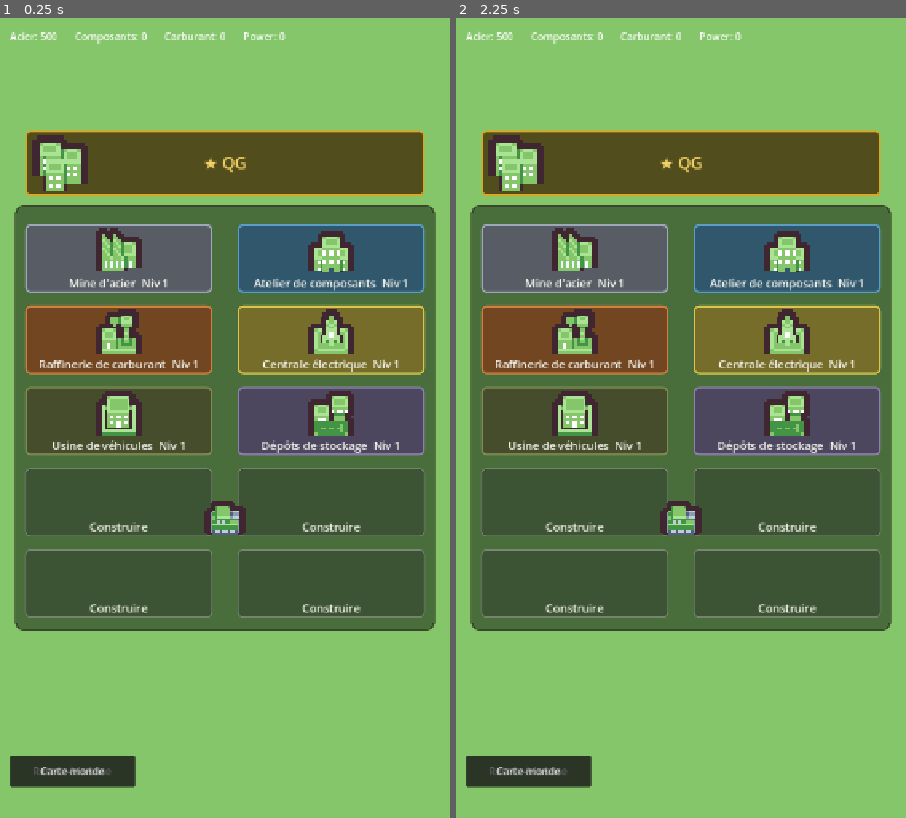
Above: before the commit, frames 1-2 (left to right).
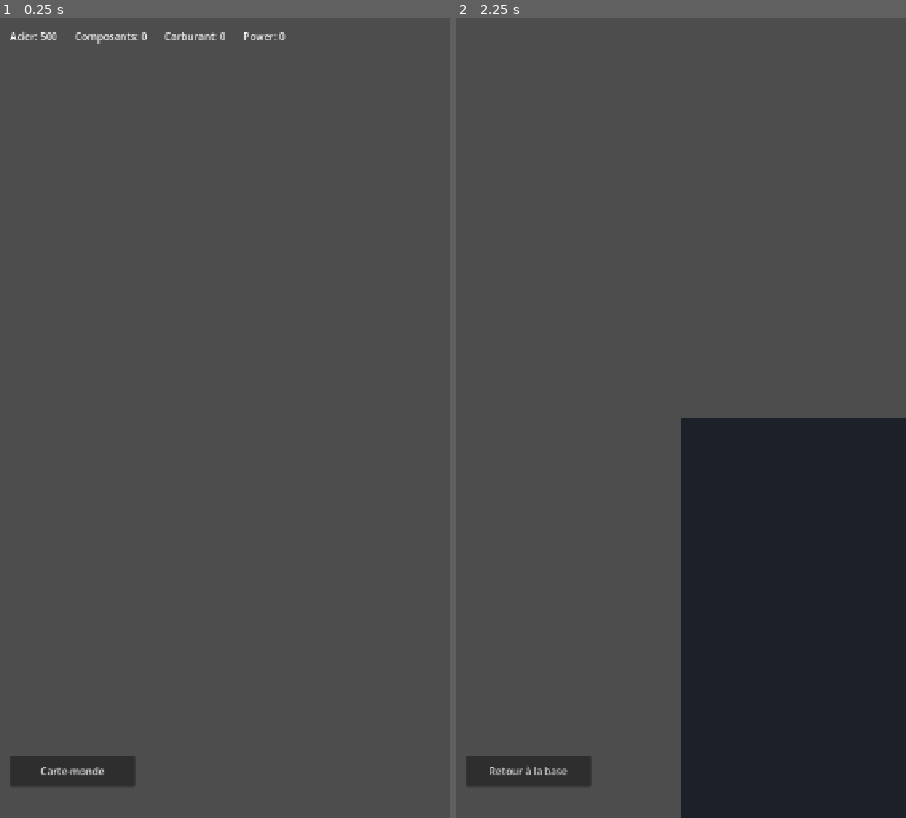
Above: after the commit, the same moments.

Repository: BenjaminB-BlueTeam/Jeu-mobile
Game: Godot game, scene res://scenes/main/Main.tscn
Same seed, same stepped clock (60 frames per second), same inputs: the game is played once before the commit and once after it.
Inputs:
- Up to frame 1 (0.25 s): no input
- Up to frame 2 (2.25 s): click "Mine d'acier Niv 1" (after the commit: "Carte-monde") at 0.5 s; click "Atelier de composants Niv 1" (after the commit: "Retour à la base") at 1.25 s; click "Raffinerie de carburant Niv 1" (after the commit: "Carte-monde") at 2 s

The runs differ from the first frame. In frame 1, 94% of the frame differs, in the area x 0-100%, y 0-100%; in frame 2, 95%.
Error in both runs: Invalid access to property or key 'steel_mine' on a base object of type 'Dictionary'. (res://scripts/autoload/GameState.gd:123)

Commit message:
feat(client): switch Main to BaseMap, remove old Base.tscn/BaseController/BuildingNode

Diff:
--- a/client/scenes/base/Base.tscn
+++ /dev/null
@@ -1,226 +0,0 @@
-[gd_scene load_steps=19 format=3 uid="uid://base001"]
-
-[ext_resource type="Script" path="res://scripts/base/BaseController.gd" id="1"]
-[ext_resource type="Script" path="res://scripts/ui/ResourceBar.gd" id="2"]
-[ext_resource type="Script" path="res://scripts/ui/QueuePanel.gd" id="3"]
-[ext_resource type="PackedScene" path="res://scenes/ui/BuildingDetailPanel.tscn" id="4"]
-[ext_resource type="PackedScene" path="res://scenes/ui/UnitProductionPanel.tscn" id="5"]
-[ext_resource type="Script" path="res://scripts/base/BuildingNode.gd" id="6"]
-[ext_resource type="Script" path="res://scripts/base/CommanderSprite.gd" id="7"]
-[ext_resource type="Texture2D" path="res://assets/tiles/grass.png" id="8"]
-[ext_resource type="Texture2D" path="res://assets/tiles/bld_headquarters.png" id="9"]
-[ext_resource type="Texture2D" path="res://assets/tiles/bld_steel_mine.png" id="10"]
-[ext_resource type="Texture2D" path="res://assets/tiles/bld_component_workshop.png" id="11"]
-[ext_resource type="Texture2D" path="res://assets/tiles/bld_fuel_refinery.png" id="12"]
-[ext_resource type="Texture2D" path="res://assets/tiles/bld_power_plant.png" id="13"]
-[ext_resource type="Texture2D" path="res://assets/tiles/bld_vehicle_factory.png" id="14"]
-[ext_resource type="Texture2D" path="res://assets/tiles/bld_storage_depot.png" id="15"]
-[ext_resource type="Texture2D" path="res://assets/tiles/commander_tank.png" id="16"]
-
-[sub_resource type="StyleBoxFlat" id="compound_box"]
-bg_color = Color(0.1, 0.14, 0.09, 0.55)
-border_width_left = 2
-border_width_top = 2
-border_width_right = 2
-border_width_bottom = 2
-border_color = Color(0.22, 0.28, 0.16, 1)
-corner_radius_top_left = 12
-corner_radius_top_right = 12
-corner_radius_bottom_right = 12
-corner_radius_bottom_left = 12
-
-[sub_resource type="StyleBoxFlat" id="hq_box"]
-bg_color = Color(0.28, 0.22, 0.06, 0.85)
-border_width_left = 3
-border_width_top = 3
-border_width_right = 3
-border_width_bottom = 3
-border_color = Color(0.85, 0.65, 0.15, 1)
-corner_radius_top_left = 8
-corner_radius_top_right = 8
-corner_radius_bottom_right = 8
-corner_radius_bottom_left = 8
-
-[node name="Base" type="Node2D"]
-script = ExtResource("1")
-
-[node name="Ground" type="TextureRect" parent="."]
-texture_filter = 1
-offset_right = 720.0
-offset_bottom = 1280.0
-texture = ExtResource("8")
-stretch_mode = 1
-
-[node name="Compound" type="Panel" parent="."]
-offset_left = 24.0
-offset_top = 300.0
-offset_right = 696.0
-offset_bottom = 980.0
-theme_override_styles/panel = SubResource("compound_box")
-
-[node name="HQ" type="Panel" parent="."]
-offset_left = 40.0
-offset_top = 180.0
-offset_right = 680.0
-offset_bottom = 285.0
-theme_override_styles/panel = SubResource("hq_box")
-
-[node name="HQIcon" type="TextureRect" parent="HQ"]
-texture_filter = 1
-offset_left = 12.0
-offset_top = 8.0
-offset_right = 100.0
-offset_bottom = 96.0
-texture = ExtResource("9")
-expand_mode = 1
-stretch_mode = 5
-
-[node name="HQLabel" type="Label" parent="HQ"]
-anchors_preset = 15
-anchor_right = 1.0
-anchor_bottom = 1.0
-theme_override_colors/font_color = Color(0.95, 0.82, 0.4, 1)
-theme_override_font_sizes/font_size = 26
-text = "★ QG"
-horizontal_alignment = 1
-vertical_alignment = 1
-
-[node name="BuildingsLayer" type="Node2D" parent="."]
-
-[node name="SteelMine" type="Button" parent="BuildingsLayer"]
-position = Vector2(40, 330)
-custom_minimum_size = Vector2(300, 110)
-size = Vector2(300, 110)
-script = ExtResource("6")
-building_id = "steel_mine"
-accent = Color(0.62, 0.66, 0.72, 1)
-sprite = ExtResource("10")
-
-[node name="ComponentWorkshop" type="Button" parent="BuildingsLayer"]
-position = Vector2(380, 330)
-custom_minimum_size = Vector2(300, 110)
-size = Vector2(300, 110)
-script = ExtResource("6")
-building_id = "component_workshop"
-accent = Color(0.35, 0.62, 0.78, 1)
-sprite = ExtResource("11")
-
-[node name="FuelRefinery" type="Button" parent="BuildingsLayer"]
-position = Vector2(40, 460)
-custom_minimum_size = Vector2(300, 110)
-size = Vector2(300, 110)
-script = ExtResource("6")
-building_id = "fuel_refinery"
-accent = Color(0.82, 0.5, 0.24, 1)
-sprite = ExtResource("12")
-
-[node name="PowerPlant" type="Button" parent="BuildingsLayer"]
-position = Vector2(380, 460)
-custom_minimum_size = Vector2(300, 110)
-size = Vector2(300, 110)
-script = ExtResource("6")
-building_id = "power_plant"
-accent = Color(0.85, 0.78, 0.3, 1)
-sprite = ExtResource("13")
-
-[node name="VehicleFactory" type="Button" parent="BuildingsLayer"]
-position = Vector2(40, 590)
-custom_minimum_size = Vector2(300, 110)
-size = Vector2(300, 110)
-script = ExtResource("6")
-building_id = "vehicle_factory"
-accent = Color(0.5, 0.55, 0.32, 1)
-sprite = ExtResource("14")
-
-[node name="StorageDepot" type="Button" parent="BuildingsLayer"]
-position = Vector2(380, 590)
-custom_minimum_size = Vector2(300, 110)
-size = Vector2(300, 110)
-script = ExtResource("6")
-building_id = "storage_depot"
-accent = Color(0.55, 0.5, 0.68, 1)
-sprite = ExtResource("15")
-
-[node name="AdvancedReactor" type="Button" parent="BuildingsLayer"]
-position = Vector2(40, 720)
-custom_minimum_size = Vector2(300, 110)
-size = Vector2(300, 110)
-script = ExtResource("6")
-building_id = "advanced_reactor"
-accent = Color(0.8, 0.35, 0.2, 1)
-
-[node name="AuxiliaryGenerator" type="Button" parent="BuildingsLayer"]
-position = Vector2(380, 720)
-custom_minimum_size = Vector2(300, 110)
-size = Vector2(300, 110)
-script = ExtResource("6")
-building_id = "auxiliary_generator"
-accent = Color(0.7, 0.75, 0.45, 1)
-
-[node name="EngineeringCorps" type="Button" parent="BuildingsLayer"]
-position = Vector2(40, 850)
-custom_minimum_size = Vector2(300, 110)
-size = Vector2(300, 110)
-script = ExtResource("6")
-building_id = "engineering_corps"
-accent = Color(0.3, 0.6, 0.6, 1)
-
-[node name="LandClearing" type="Button" parent="BuildingsLayer"]
-position = Vector2(380, 850)
-custom_minimum_size = Vector2(300, 110)
-size = Vector2(300, 110)
-script = ExtResource("6")
-building_id = "land_clearing"
-accent = Color(0.55, 0.42, 0.28, 1)
-
-[node name="CommanderSprite" type="Sprite2D" parent="BuildingsLayer"]
-position = Vector2(360, 800)
-scale = Vector2(4, 4)
-texture = ExtResource("16")
-script = ExtResource("7")
-
-[node name="CanvasLayer" type="CanvasLayer" parent="."]
-
-[node name="UI" type="Control" parent="CanvasLayer"]
-anchors_preset = 15
-anchor_right = 1.0
-anchor_bottom = 1.0
-
-[node name="ResourceBar" type="HBoxContainer" parent="CanvasLayer/UI"]
-script = ExtResource("2")
-offset_left = 16.0
-offset_top = 16.0
-offset_right = 704.0
-offset_bottom = 44.0
-theme_override_constants/separation = 24
-
-[node name="SteelLabel" type="Label" parent="CanvasLayer/UI/ResourceBar"]
-text = "Steel: 0"
-
-[node name="ComponentsLabel" type="Label" parent="CanvasLayer/UI/ResourceBar"]
-text = "Components: 0"
-
-[node name="FuelLabel" type="Label" parent="CanvasLayer/UI/ResourceBar"]
-text = "Fuel: 0"
-
-[node name="PowerLabel" type="Label" parent="CanvasLayer/UI/ResourceBar"]
-text = "Power: 0"
-
-[node name="QueuePanel" type="Label" parent="CanvasLayer/UI"]
-script = ExtResource("3")
-offset_left = 16.0
-offset_top = 52.0
-offset_right = 704.0
-offset_bottom = 124.0
-autowrap_mode = 2
-
-[node name="MapButton" type="Button" parent="CanvasLayer/UI"]
-offset_left = 16.0
-offset_top = 1180.0
-offset_right = 216.0
-offset_bottom = 1230.0
-text = "World Map"
-
-[node name="BuildingDetailPanel" parent="CanvasLayer" instance=ExtResource("4")]
-
-[node name="UnitProductionPanel" parent="CanvasLayer" instance=ExtResource("5")]
--- a/client/scenes/main/Main.tscn
+++ b/client/scenes/main/Main.tscn
@@ -1,7 +1,7 @@
 [gd_scene load_steps=4 format=3 uid="uid://main001"]
 
 [ext_resource type="Script" path="res://scripts/main/Main.gd" id="1"]
-[ext_resource type="PackedScene" path="res://scenes/base/Base.tscn" id="2"]
+[ext_resource type="PackedScene" path="res://scenes/base/BaseMap.tscn" id="2"]
 [ext_resource type="PackedScene" path="res://scenes/map/WorldMap.tscn" id="3"]
 
 [node name="Main" type="Node"]
--- a/client/scripts/base/BaseController.gd
+++ /dev/null
@@ -1,40 +0,0 @@
-extends Node2D
-## Root of the Base scene. Wires building taps to the right panel: the 4
-## resource producers open the upgrade panel, the Vehicle Factory opens unit
-## production instead (it has no meaningful "upgrade" in this prototype,
-## see design/config/buildings.json _note).
-
-signal map_requested
-
-## Buildings whose tap opens the unit-production panel instead of the upgrade
-## panel. Everything else upgrades (mines, power, storage, ...).
-const UNIT_BUILDINGS := ["vehicle_factory"]
-
-@onready var _canvas_layer: CanvasLayer = $CanvasLayer
-@onready var _building_detail_panel = $CanvasLayer/BuildingDetailPanel
-@onready var _unit_production_panel = $CanvasLayer/UnitProductionPanel
-@onready var _commander: Sprite2D = $BuildingsLayer/CommanderSprite
-@onready var _map_button: Button = $CanvasLayer/UI/MapButton
-
-func _ready() -> void:
-	var building_positions := {}
-	for node in $BuildingsLayer.get_children():
-		if node is Button and node.has_signal("building_tapped"):
-			building_positions[node.building_id] = node.position
-			node.building_tapped.connect(_on_building_tapped)
-	_commander.set_building_positions(building_positions)
-
-	_map_button.text = I18n.t("ui_world_map")
-	_map_button.pressed.connect(func() -> void: map_requested.emit())
-
-## CanvasLayer ignores its Node2D parent's `visible` -- must be toggled
-## explicitly or it stays drawn on top of whichever scene is active.
-func set_active(active: bool) -> void:
-	visible = active
-	_canvas_layer.visible = active
-
-func _on_building_tapped(building_id: String) -> void:
-	if building_id in UNIT_BUILDINGS:
-		_unit_production_panel.open_for("light_unit")
-	else:
-		_building_detail_panel.open_for(building_id)
--- a/client/scripts/base/BuildingNode.gd
+++ /dev/null
@@ -1,143 +0,0 @@
-extends Button
-## One tappable building tile on the Base grid. Shows the building sprite in a
-## colored panel with a name/level label below. Pure display -- costs and
-## timers live in GameState, never computed here.
-##
-## Two independent, coexisting cosmetic layers on top of the base look:
-## - level == 0 ("unbuilt"): dimmed placeholder tile, "Construire" label, no
-##   rank badge. Tapping it still opens BuildingDetailPanel, which offers the
-##   "Build" (level 0 -> 1) flow.
-## - level >= 1:
-##   - Border/badge "micro" tier (1 + floor((level-1)/5), one step every 5
-##     levels, unbounded): brightens the border/icon and adds a chevron rank
-##     badge, purely cosmetic, no PNG assets involved (see docs/superpowers/
-##     specs/2026-07-23-t3-construction-champs-design.md §4).
-##   - Sprite "asset" tier (see design/docs/direction-artistique.md §12):
-##     clamp(floor(level / levels_per_tier) + 1, 1, max_tier), levels_per_tier/
-##     max_tier_level read from GameData.buildings_cfg[building_id].visual_tier
-##     (default 10/40). Resolves res://assets/tiles/bld_<building_id>_t<N>.png,
-##     falling back to the next lower tier, then to the no-suffix file, then to
-##     the @export sprite override, then to no icon at all (matches every
-##     building's current single-sprite/no-sprite behavior until tiered PNGs
-##     actually exist).
-
-@export var building_id: String = ""
-@export var accent: Color = Color(0.5, 0.5, 0.5)
-@export var sprite: Texture2D
-
-signal building_tapped(building_id: String)
-
-var _label: Label
-var _rank_label: Label
-var _icon: TextureRect
-
-func _ready() -> void:
-	text = ""
-	_build_children()
-	pressed.connect(func() -> void: building_tapped.emit(building_id))
-	GameState.state_changed.connect(_refresh)
-	_refresh()
-
-func _build_children() -> void:
-	_icon = TextureRect.new()
-	_icon.expand_mode = TextureRect.EXPAND_IGNORE_SIZE
-	_icon.stretch_mode = TextureRect.STRETCH_KEEP_ASPECT_CENTERED
-	_icon.texture_filter = CanvasItem.TEXTURE_FILTER_NEAREST
-	_icon.mouse_filter = Control.MOUSE_FILTER_IGNORE
-	_icon.set_anchors_preset(Control.PRESET_FULL_RECT)
-	_icon.offset_top = 6
-	_icon.offset_bottom = -32
-	add_child(_icon)
-
-	_label = Label.new()
-	_label.mouse_filter = Control.MOUSE_FILTER_IGNORE
-	_label.horizontal_alignment = HORIZONTAL_ALIGNMENT_CENTER
-	_label.vertical_alignment = VERTICAL_ALIGNMENT_CENTER
-	_label.set_anchors_preset(Control.PRESET_BOTTOM_WIDE)
-	_label.offset_top = -30
-	_label.offset_bottom = -2
-	_label.add_theme_color_override("font_color", Color(0.97, 0.97, 0.94))
-	_label.add_theme_font_size_override("font_size", 18)
-	add_child(_label)
-
-	_rank_label = Label.new()
-	_rank_label.mouse_filter = Control.MOUSE_FILTER_IGNORE
-	_rank_label.horizontal_alignment = HORIZONTAL_ALIGNMENT_RIGHT
-	_rank_label.vertical_alignment = VERTICAL_ALIGNMENT_TOP
-	_rank_label.set_anchors_preset(Control.PRESET_TOP_RIGHT)
-	_rank_label.offset_left = -80
-	_rank_label.offset_top = 4
-	_rank_label.offset_right = -6
-	_rank_label.offset_bottom = 24
-	_rank_label.add_theme_color_override("font_color", Color(0.95, 0.82, 0.4, 1))
-	_rank_label.add_theme_font_size_override("font_size", 14)
-	add_child(_rank_label)
-
-func _tile_box(fill: Color, border_color: Color, border_width: int) -> StyleBoxFlat:
-	var box := StyleBoxFlat.new()
-	box.bg_color = fill
-	box.border_color = border_color
-	box.set_border_width_all(border_width)
-	box.set_corner_radius_all(8)
-	return box
-
-## tier 1 = levels 1-5, tier 2 = levels 6-10, etc. Border/icon brighten with
-## tier; Godot 4's StyleBoxFlat has no dashed-border support, so the "unbuilt"
-## state (see _apply_unbuilt_style) uses a thin translucent border instead of
-## a dashed one to read as "not here yet".
-func _apply_built_style(tier: int) -> void:
-	var lighten: float = min(0.12 * (tier - 1), 0.5)
-	var border_color: Color = accent.lerp(Color.WHITE, lighten)
-	var border_width: int = 3 + (tier - 1) * 2
-	add_theme_stylebox_override("normal", _tile_box(accent.darkened(0.45), border_color, border_width))
-	add_theme_stylebox_override("hover", _tile_box(accent.darkened(0.25), border_color, border_width))
-	add_theme_stylebox_override("pressed", _tile_box(accent.darkened(0.1), border_color, border_width))
-	if _icon:
-		_icon.modulate = Color.WHITE.lerp(Color(0.85, 0.92, 1.0), lighten)
-
-func _apply_unbuilt_style() -> void:
-	var box := _tile_box(Color(0.15, 0.15, 0.15, 0.35), Color(0.6, 0.6, 0.6, 0.6), 2)
-	add_theme_stylebox_override("normal", box)
-	add_theme_stylebox_override("hover", box)
-	add_theme_stylebox_override("pressed", box)
-	if _icon:
-		_icon.modulate = Color(1, 1, 1, 0.25)
-
-## design/docs/direction-artistique.md §12: clamp(floor(level/levels_per_tier)
-## + 1, 1, max_tier). Unbuilt tiles preview at level 1 (tier 1).
-func _visual_asset_tier(level: int) -> int:
-	var cfg: Dictionary = GameData.buildings_cfg.get(building_id, {}).get("visual_tier", {})
-	var levels_per_tier: int = cfg.get("levels_per_tier", 10)
-	var max_tier_level: int = cfg.get("max_tier_level", 40)
-	var max_tier: int = int(max_tier_level / levels_per_tier)
-	return clamp(int(floor(float(max(level, 1)) / levels_per_tier)) + 1, 1, max_tier)
-
-## Cascading fallback: bld_<id>_t<N>.png down to _t1, then the no-suffix file,
-## then the @export sprite override, then null (no icon shown) -- lets tiered
-## art be generated progressively without any code/scene change.
-func _resolve_sprite_texture(asset_tier: int) -> Texture2D:
-	for t in range(asset_tier, 0, -1):
-		var tiered_path := "res://assets/tiles/bld_%s_t%d.png" % [building_id, t]
-		if ResourceLoader.exists(tiered_path):
-			return load(tiered_path)
-	var base_path := "res://assets/tiles/bld_%s.png" % building_id
-	if ResourceLoader.exists(base_path):
-		return load(base_path)
-	return sprite
-
-func _refresh() -> void:
-	if building_id == "" or not GameState.buildings.has(building_id) or _label == null:
-		return
-	var level: int = GameState.buildings[building_id]["level"]
-	var resolved_sprite := _resolve_sprite_texture(_visual_asset_tier(level))
-	if resolved_sprite:
-		_icon.texture = resolved_sprite
-	if level <= 0:
-		_apply_unbuilt_style()
-		_label.text = I18n.t("ui_build")
-		_rank_label.text = ""
-		return
-	var tier: int = 1 + int(floor(float(level - 1) / 5.0))
-	_apply_built_style(tier)
-	_label.text = "%s  %s %d" % [I18n.t("building_" + building_id), I18n.t("ui_level_abbr"), level]
-	_rank_label.text = "▲".repeat(tier - 1)
Not shown, removed: client/scripts/base/BaseController.gd.uid
Not shown, removed: client/scripts/base/BuildingNode.gd.uid
